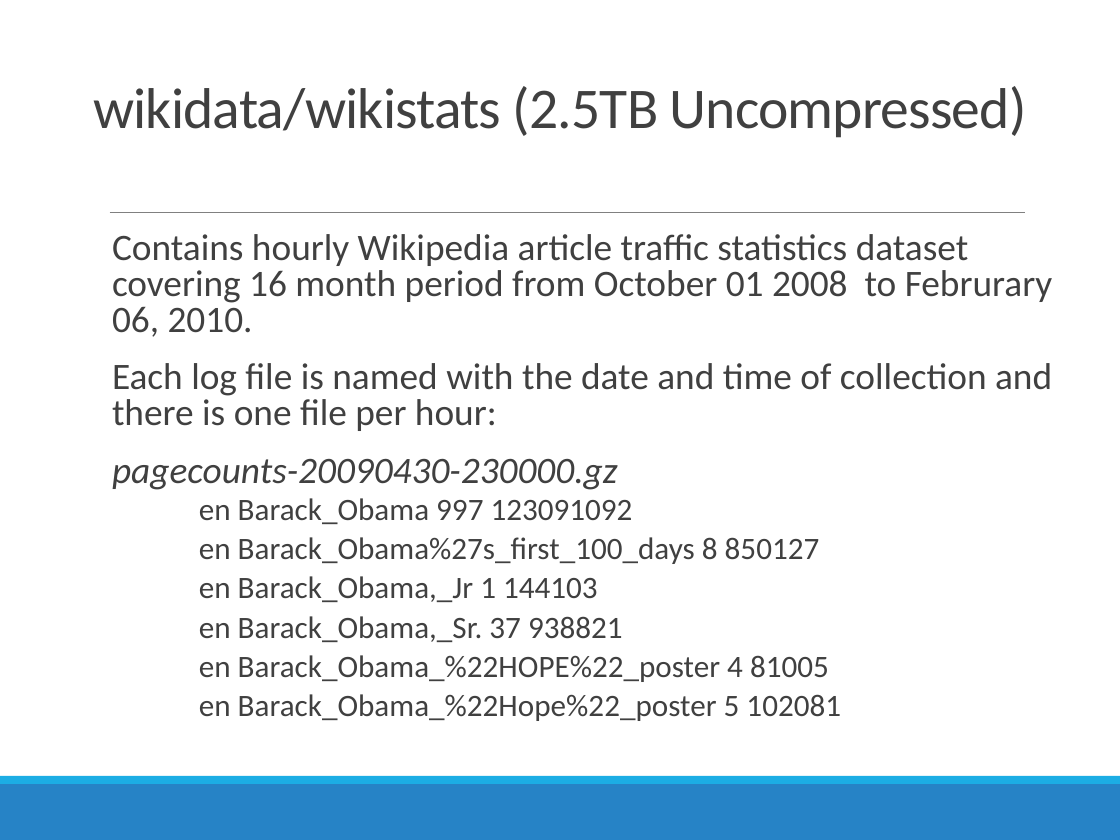
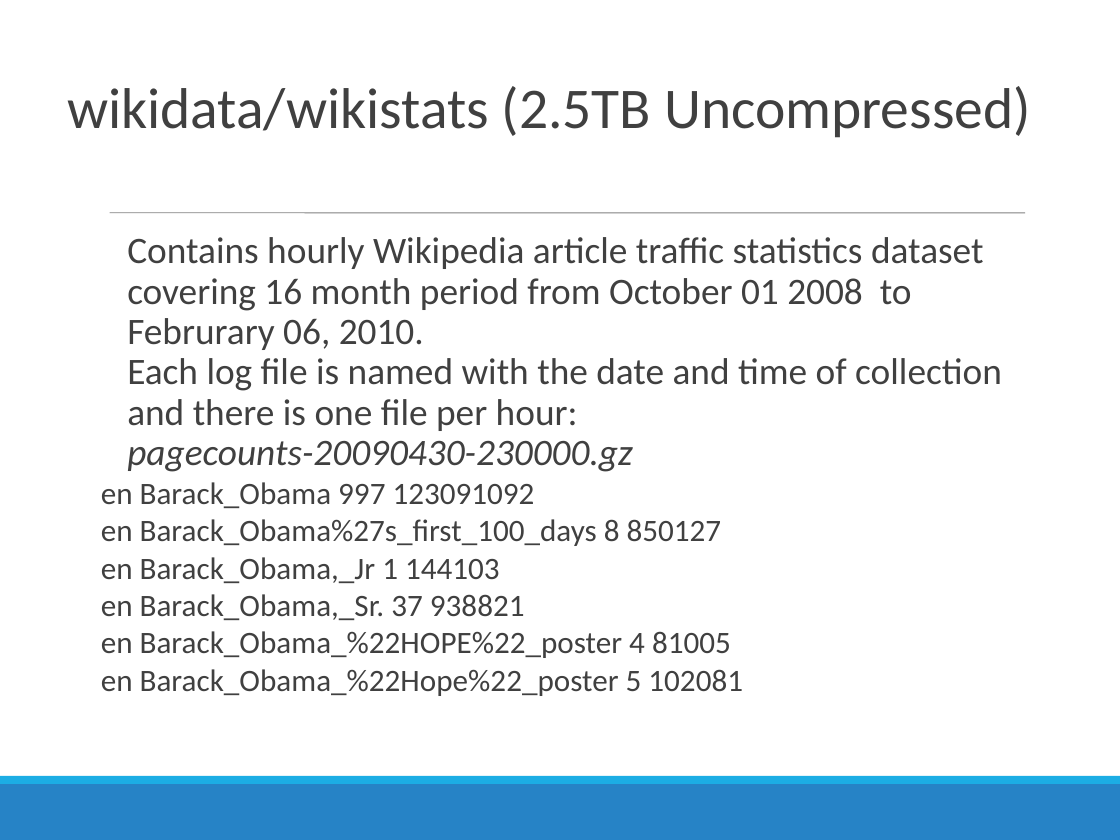
Before and after one commit to shugamoe/cs123_wiki_proj, a slide deck: slide 2 of CS123 Wikipedia Data Project.pptx. Drawn at 1120x840 pixels with LibreOffice and Linux fonts; fonts in the diff are those of the drawing. Boxes give left, top, right and bottom in pixels: in the first picture for what was removed or moved away, otherwise in the second. Text is boxed around its words. In the diff, an @@ line names an element or a change of style, - is before the commit and + after.

```diff
--- a/CS123 Wikipedia Data Project.pptx
+++ b/CS123 Wikipedia Data Project.pptx
@@ text "wikidata/wikistats (2.5TB Uncompressed)" at box(67, 86, 1030, 138): letter spacing -0.5 to 0 pt; line spacing 0.85 to 1 @@
@@ text "Contains hourly Wikipedia article traffic ..." at box(101, 237, 1002, 696): indent changed; line spacing 0.8 to 0.9; less space between paragraphs; list level 3 to 1 in "en Barack_Obama 997 123091092"; line spacing 0.8 to 1; list level 3 to 1 in "en Barack_Obama%27s_first_100_days 8 850127"; list level 3 to 1 in "en Barack_Obama,_Jr 1 144103"; list level 3 to 1 in "en Barack_Obama,_Sr. 37 938821"; list level 3 to 1 in "en Barack_Obama_%22HOPE%22_poster 4 81005"; list level 3 to 1 in "en Barack_Obama_%22Hope%22_poster 5 102081" @@
@@ line (110, 213) - (1025, 213): stroke #808080 0.5 pt to #808080 0.51 pt @@
```
Also in this commit, not shown: 7 other slides changed, 1 slide added, 1 slide removed, 3 other files.
